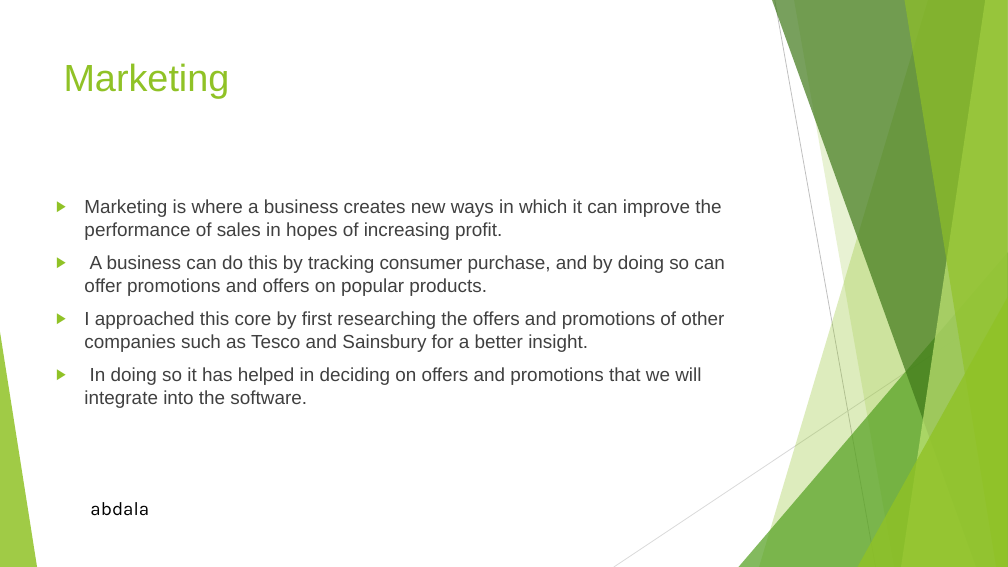
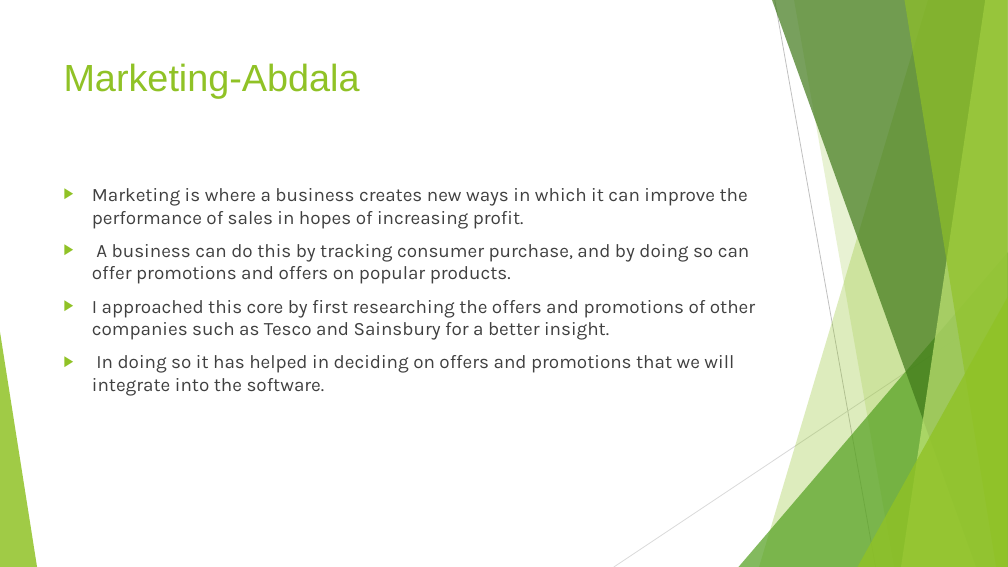
Before and after one commit to ASA786/supermarket_app, a slide deck: slide 13 of Team Project/Presentation (1).pptx (slide 12 before the commit). Drawn at 1008x567 pixels with LibreOffice and Linux fonts; fonts in the diff are those of the drawing. Boxes give left, top, right and bottom in pixels: in the first picture for what was removed or moved away, otherwise in the second. Text is boxed around its words. In the diff, an @@ line names an element or a change of style, - is before the commit and + after.

```diff
--- a/Team Project/Presentation (1).pptx
+++ b/Team Project/Presentation (1).pptx
@@ title at <box>64,63,360,99</box>: text changed @@
-Marketing
+Marketing-Abdala
@@ text "Marketing is where a business ...": place and size @@
-text "Marketing is where a business ..." at <box>84,199,724,408</box>
+text "Marketing is where a business ..." at <box>92,188,755,396</box>
@@ text "Marketing is where a business ..." at <box>92,188,755,396</box>: font Arial to Karla @@
@@ text removed at <box>90,502,149,516</box> @@
-abdala
```
Also in this commit, not shown: 14 other slides changed, 5 slides added, 3 slides removed.
